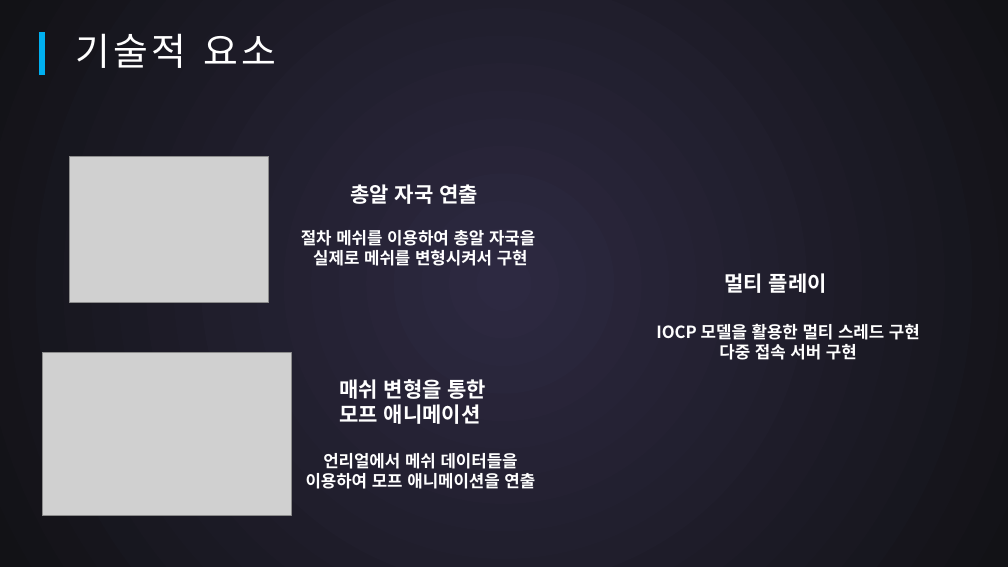
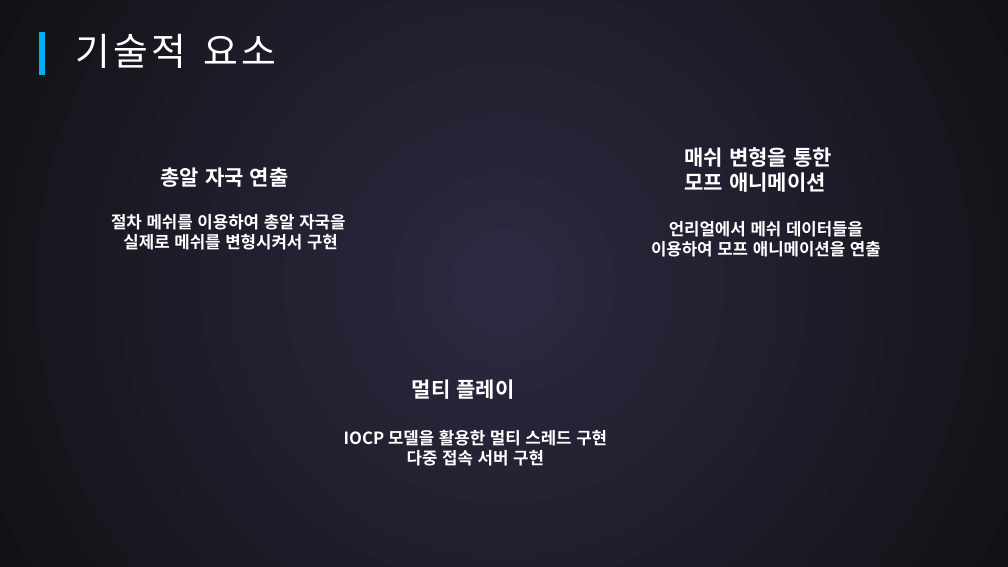
Before and after one commit to SuperTaeJun/GraduationWork, a slide deck: slide 6 of 작업일지 && 졸작자료/중간평가.pptx. Drawn at 1008x567 pixels with LibreOffice and Linux fonts; fonts in the diff are those of the drawing; grey boxes stand for pictures. Boxes give left, top, right and bottom in pixels: in the first picture for what was removed or moved away, otherwise in the second. Text is boxed around its words. In the diff, an @@ line names an element or a change of style, - is before the commit and + after.

```diff
--- a/작업일지 && 졸작자료/중간평가.pptx
+++ b/작업일지 && 졸작자료/중간평가.pptx
@@ text "매쉬 변형을 통한 모프 애니메이션": place and size @@
-text "매쉬 변형을 통한 모프 애니메이션" at box(339, 379, 487, 424)
+text "매쉬 변형을 통한 모프 애니메이션" at box(685, 147, 832, 192)
@@ picture removed at box(70, 157, 268, 303) @@
@@ text "총알 자국 연출": place and size @@
-text "총알 자국 연출" at box(350, 184, 479, 204)
+text "총알 자국 연출" at box(161, 167, 289, 187)
@@ text "절차 메쉬를 이용하여 총알 자국을": place and size @@
-text "절차 메쉬를 이용하여 총알 자국을" at box(301, 230, 535, 266)
+text "절차 메쉬를 이용하여 총알 자국을" at box(111, 214, 345, 250)
@@ text "언리얼에서 메쉬 데이터들을 이용하여 모프 ...": place and size @@
-text "언리얼에서 메쉬 데이터들을 이용하여 모프 ..." at box(306, 453, 535, 489)
+text "언리얼에서 메쉬 데이터들을 이용하여 모프 ..." at box(651, 221, 881, 257)
@@ picture removed at box(42, 352, 291, 515) @@
@@ text "멀티 플레이": place and size @@
-text "멀티 플레이" at box(724, 273, 827, 293)
+text "멀티 플레이" at box(412, 379, 514, 399)
@@ text "IOCP 모델을 활용한 멀티 스레드 ...": place and size @@
-text "IOCP 모델을 활용한 멀티 스레드 ..." at box(656, 324, 920, 360)
+text "IOCP 모델을 활용한 멀티 스레드 ..." at box(344, 430, 607, 466)
```
Also in this commit, not shown: 6 other slides changed, 2 slides added, 1 other file.
